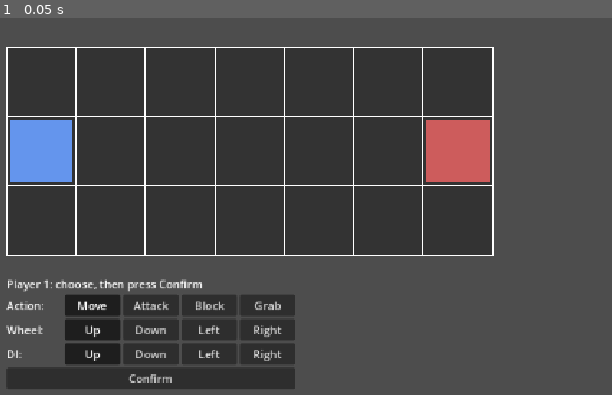
Above: before the commit, frame 1.
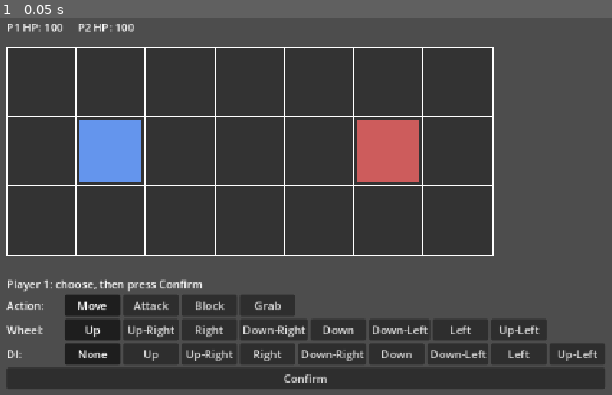
Above: after the commit, the same moment.

Repository: chunaa44/StrategyFighter
Game: Godot game, scene res://main.tscn
The game is run twice, just before and just after one commit, with the same random seed, the same clock (stepped at 60 frames per second) and the same inputs.
Inputs:
- Up to frame 1 (0.05 s): no input

The runs differ from the first frame. In frame 1, 15% of the frame differs, in the area x 1-99%, y 1-99%.

Commit message:
Add combat system.

Diff:
--- a/actions.gd
+++ b/actions.gd
@@ -1,10 +1,45 @@
 extends Node
 
-# damage, hitstun, knockback are used from day 4 on
-# startup and recovery are in ticks, they are placeholders to tune later
+# ring order: neighbouring entries are neighbouring directions
+const DIRECTION_NAMES = ["Up", "Up-Right", "Right", "Down-Right", "Down", "Down-Left", "Left", "Up-Left"]
+const DIRECTION_VECTORS = [
+	Vector2i(0, -1),
+	Vector2i(1, -1),
+	Vector2i(1, 0),
+	Vector2i(1, 1),
+	Vector2i(0, 1),
+	Vector2i(-1, 1),
+	Vector2i(-1, 0),
+	Vector2i(-1, -1),
+]
+
+# range is in tiles, damage in hp, everything else in ticks
+# total length of an action = startup + active + recovery
 const DATA = {
-	"Move": {"damage": 0, "hitstun": 0, "knockback": 0, "startup": 0, "recovery": 0},
-	"Attack": {"damage": 10, "hitstun": 2, "knockback": 1, "startup": 1, "recovery": 2},
-	"Block": {"damage": 0, "hitstun": 0, "knockback": 0, "startup": 0, "recovery": 1},
-	"Grab": {"damage": 12, "hitstun": 3, "knockback": 1, "startup": 2, "recovery": 3},
+	"Move": {"damage": 0, "hitstun": 0, "knockback": 0, "range": 1, "startup": 0, "active": 1, "recovery": 0},
+	"Attack": {"damage": 10, "hitstun": 2, "knockback": 1, "range": 2, "startup": 1, "active": 1, "recovery": 2},
+	"Block": {"damage": 0, "hitstun": 0, "knockback": 0, "range": 0, "startup": 0, "active": 3, "recovery": 1},
+	"Grab": {"damage": 15, "hitstun": 3, "knockback": 1, "range": 1, "startup": 2, "active": 1, "recovery": 2},
 }
+
+
+func direction_from_name(direction_name):
+	if direction_name == "None":
+		return Vector2i(0, 0)
+	var index = DIRECTION_NAMES.find(direction_name)
+	return DIRECTION_VECTORS[index]
+
+
+func direction_index(direction):
+	return DIRECTION_VECTORS.find(direction)
+
+
+func total_ticks(action_name):
+	var data = DATA[action_name]
+	return data["startup"] + data["active"] + data["recovery"]
+
+
+# a block covers the direction it faces plus the two neighbours
+func is_guarded(guard_direction, from_direction):
+	var diff = absi(direction_index(guard_direction) - direction_index(from_direction))
+	return diff == 0 or diff == 1 or diff == 7
--- a/fighter.gd
+++ b/fighter.gd
@@ -4,9 +4,49 @@
 var grid_position = Vector2i(0, 1)
 var facing = 1
 var hitstun_ticks = 0
+var stunned = false
 var current_action = "none"
-var wheel_index = 0
-var di_index = 0
+var action_tick = 0
+var aim = Vector2i(0, 0)
+var di = Vector2i(0, 0)
+var queued_pick = {}
+
 
 func set_color(new_color):
 	$ColorRect.color = new_color
+
+
+func start_tick():
+	if hitstun_ticks > 0:
+		stunned = true
+		hitstun_ticks -= 1
+	else:
+		stunned = false
+
+
+func is_free():
+	return current_action == "none" and not stunned
+
+
+func start_action(pick):
+	current_action = pick["action"]
+	action_tick = 0
+	aim = Actions.direction_from_name(pick["wheel"])
+
+
+func clear_action():
+	current_action = "none"
+	action_tick = 0
+
+
+func in_active_frames():
+	if current_action == "none":
+		return false
+	var data = Actions.DATA[current_action]
+	var first = data["startup"]
+	var last = data["startup"] + data["active"] - 1
+	return action_tick >= first and action_tick <= last
+
+
+func is_guarding():
+	return current_action == "Block" and in_active_frames()
--- a/main.gd
+++ b/main.gd
@@ -10,17 +10,29 @@
 @onready var fighter1 = $Fighter1
 @onready var fighter2 = $Fighter2
 
+var hp_label
+var message_label
+
 
 func _ready():
-	fighter1.grid_position = Vector2i(0, 1)
+	fighter1.grid_position = Vector2i(1, 1)
 	fighter1.facing = 1
 	fighter1.set_color(Color.CORNFLOWER_BLUE)
 
-	fighter2.grid_position = Vector2i(6, 1)
+	fighter2.grid_position = Vector2i(5, 1)
 	fighter2.facing = -1
 	fighter2.set_color(Color.INDIAN_RED)
 
+	hp_label = Label.new()
+	hp_label.position = Vector2(100, 10)
+	add_child(hp_label)
+
+	message_label = Label.new()
+	message_label.position = Vector2(100, 380)
+	add_child(message_label)
+
 	update_fighter_positions()
+	update_hp_label()
 
 	$PickScreen.both_picked.connect(on_both_picked)
 
@@ -48,11 +60,8 @@
 	fighter2.position = tile_to_pixel(fighter2.grid_position)
 
 
-func try_move(fighter, direction):
-	var new_tile = fighter.grid_position + direction
-	if is_inside_board(new_tile):
-		fighter.grid_position = new_tile
-		update_fighter_positions()
+func update_hp_label():
+	hp_label.text = "P1 HP: " + str(fighter1.hp) + "     P2 HP: " + str(fighter2.hp)
 
 
 func _draw():
@@ -64,71 +73,182 @@
 			draw_rect(tile_rect, Color.WHITE, false, 2.0)
 
 
-# Temporary test controls, we will delete these when the pick screen exists
-func _input(event):
-	if event.is_action_pressed("ui_right"):
-		try_move(fighter1, Vector2i(1, 0))
-	if event.is_action_pressed("ui_left"):
-		try_move(fighter1, Vector2i(-1, 0))
-	if event.is_action_pressed("ui_up"):
-		try_move(fighter1, Vector2i(0, -1))
-	if event.is_action_pressed("ui_down"):
-		try_move(fighter1, Vector2i(0, 1))
-
-func direction_from_name(direction_name):
-	if direction_name == "Up":
-		return Vector2i(0, -1)
-	elif direction_name == "Down":
-		return Vector2i(0, 1)
-	elif direction_name == "Left":
-		return Vector2i(-1, 0)
-	else:
-		return Vector2i(1, 0)
-
-
 func on_both_picked(pick1, pick2):
-	print("Player 1 picked: ", pick1)
-	print("Player 2 picked: ", pick2)
 	run_turn(pick1, pick2)
 
 
 func run_turn(pick1, pick2):
 	$PickScreen.visible = false
+	message_label.text = ""
+
+	fighter1.queued_pick = pick1
+	fighter2.queued_pick = pick2
+	fighter1.di = Actions.direction_from_name(pick1["di"])
+	fighter2.di = Actions.direction_from_name(pick2["di"])
 
 	for tick in range(TICKS_PER_TURN):
-		resolve_tick(tick, pick1, pick2)
+		resolve_tick()
 		update_fighter_positions()
+		update_hp_label()
 		await get_tree().create_timer(TICK_DELAY).timeout
-
-	$PickScreen.visible = true
-
-
-func resolve_tick(tick, pick1, pick2):
+		if fighter1.hp <= 0 or fighter2.hp <= 0:
+			break
+
+	if fighter1.hp <= 0 and fighter2.hp <= 0:
+		message_label.text = "Double KO"
+	elif fighter1.hp <= 0:
+		message_label.text = "P2 wins"
+	elif fighter2.hp <= 0:
+		message_label.text = "P1 wins"
+	else:
+		$PickScreen.visible = true
+
+
+func resolve_tick():
+	fighter1.start_tick()
+	fighter2.start_tick()
+
+	begin_action(fighter1)
+	begin_action(fighter2)
+
+	resolve_moves()
+	resolve_hits()
+
+	advance_action(fighter1)
+	advance_action(fighter2)
+	update_facing()
+
+
+# a fighter that is busy or stunned starts the picked action as soon as it is free
+func begin_action(fighter):
+	if not fighter.is_free():
+		return
+	if fighter.queued_pick.is_empty():
+		return
+
+	fighter.start_action(fighter.queued_pick)
+	fighter.queued_pick = {}
+
+
+func advance_action(fighter):
+	if fighter.current_action == "none":
+		return
+	fighter.action_tick += 1
+	if fighter.action_tick >= Actions.total_ticks(fighter.current_action):
+		fighter.clear_action()
+
+
+func update_facing():
+	if fighter2.grid_position.x > fighter1.grid_position.x:
+		fighter1.facing = 1
+		fighter2.facing = -1
+	elif fighter2.grid_position.x < fighter1.grid_position.x:
+		fighter1.facing = -1
+		fighter2.facing = 1
+
+
+func resolve_moves():
 	var target1 = fighter1.grid_position
 	var target2 = fighter2.grid_position
 
-	# Move happens on the first tick of the turn
-	if tick == 0:
-		if pick1["action"] == "Move":
-			target1 = fighter1.grid_position + direction_from_name(pick1["wheel"])
-		if pick2["action"] == "Move":
-			target2 = fighter2.grid_position + direction_from_name(pick2["wheel"])
-
-	# Rule 1: you cannot leave the board
+	if fighter1.current_action == "Move" and fighter1.in_active_frames():
+		target1 = fighter1.grid_position + fighter1.aim * Actions.DATA["Move"]["range"]
+	if fighter2.current_action == "Move" and fighter2.in_active_frames():
+		target2 = fighter2.grid_position + fighter2.aim * Actions.DATA["Move"]["range"]
+
+	settle_positions(target1, target2)
+
+
+# applies the position rules shared by moves, knockback and DI
+func settle_positions(target1, target2):
+	# cannot leave the board
 	if not is_inside_board(target1):
 		target1 = fighter1.grid_position
 	if not is_inside_board(target2):
 		target2 = fighter2.grid_position
 
-	# Rule 2: both fighters entering the same tile means both stay put
+	# both entering the same tile: both stay put
 	if target1 == target2:
 		target1 = fighter1.grid_position
 		target2 = fighter2.grid_position
 
-	# Rule 3: swapping places is not allowed, both stay put
+	# swapping places is not allowed: both stay put
 	if target1 == fighter2.grid_position and target2 == fighter1.grid_position:
 		target1 = fighter1.grid_position
 		target2 = fighter2.grid_position
 
 	fighter1.grid_position = target1
 	fighter2.grid_position = target2
+
+
+func is_in_reach(attacker, defender):
+	var reach = Actions.DATA[attacker.current_action]["range"]
+	for step in range(1, reach + 1):
+		if attacker.grid_position + attacker.aim * step == defender.grid_position:
+			return true
+	return false
+
+
+# returns "none", "whiff", "blocked" or "hit"
+func get_attack_result(attacker, defender):
+	if attacker.current_action != "Attack" and attacker.current_action != "Grab":
+		return "none"
+	if not attacker.in_active_frames():
+		return "none"
+	if not is_in_reach(attacker, defender):
+		return "whiff"
+
+	# only attacks can be blocked, grabs go through
+	if attacker.current_action == "Attack" and defender.is_guarding():
+		var from_direction = attacker.aim * -1
+		if Actions.is_guarded(defender.aim, from_direction):
+			return "blocked"
+
+	return "hit"
+
+
+func apply_hit(victim, action_name):
+	var data = Actions.DATA[action_name]
+	victim.hp -= data["damage"]
+	if victim.hp < 0:
+		victim.hp = 0
+	victim.hitstun_ticks = data["hitstun"]
+	victim.clear_action()
+
+
+func resolve_hits():
+	# both results are worked out before anything changes so hits are simultaneous
+	var action1 = fighter1.current_action
+	var action2 = fighter2.current_action
+	var result1 = get_attack_result(fighter1, fighter2)
+	var result2 = get_attack_result(fighter2, fighter1)
+
+	# when an attack and a grab land on the same tick the attack wins
+	if result1 == "hit" and result2 == "hit":
+		if action1 == "Attack" and action2 == "Grab":
+			result2 = "none"
+		elif action1 == "Grab" and action2 == "Attack":
+			result1 = "none"
+
+	var target1 = fighter1.grid_position
+	var target2 = fighter2.grid_position
+	if result1 == "hit":
+		target2 += fighter1.aim * Actions.DATA[action1]["knockback"]
+	if result2 == "hit":
+		target1 += fighter2.aim * Actions.DATA[action2]["knockback"]
+
+	if result1 == "hit":
+		apply_hit(fighter2, action1)
+	if result2 == "hit":
+		apply_hit(fighter1, action2)
+
+	# knockback first, then DI from wherever the fighter landed
+	settle_positions(target1, target2)
+
+	target1 = fighter1.grid_position
+	target2 = fighter2.grid_position
+	if result2 == "hit":
+		target1 += fighter1.di
+	if result1 == "hit":
+		target2 += fighter2.di
+	settle_positions(target1, target2)
--- a/pick_screen.gd
+++ b/pick_screen.gd
@@ -24,8 +24,8 @@
 	box.add_child(title_label)
 
 	make_row(box, "Action:", ["Move", "Attack", "Block", "Grab"], action_group)
-	make_row(box, "Wheel:", ["Up", "Down", "Left", "Right"], wheel_group)
-	make_row(box, "DI:", ["Up", "Down", "Left", "Right"], di_group)
+	make_row(box, "Wheel:", Actions.DIRECTION_NAMES, wheel_group)
+	make_row(box, "DI:", ["None"] + Actions.DIRECTION_NAMES, di_group)
 
 	confirm_button = Button.new()
 	confirm_button.text = "Confirm"
--- a/project.godot
+++ b/project.godot
@@ -15,6 +15,10 @@
 config/features=PackedStringArray("4.7", "GL Compatibility")
 config/icon="res://icon.svg"
 
+[autoload]
+
+Actions="*uid://b2qt6kl4nwmjd"
+
 [display]
 
 window/stretch/mode="canvas_items"
